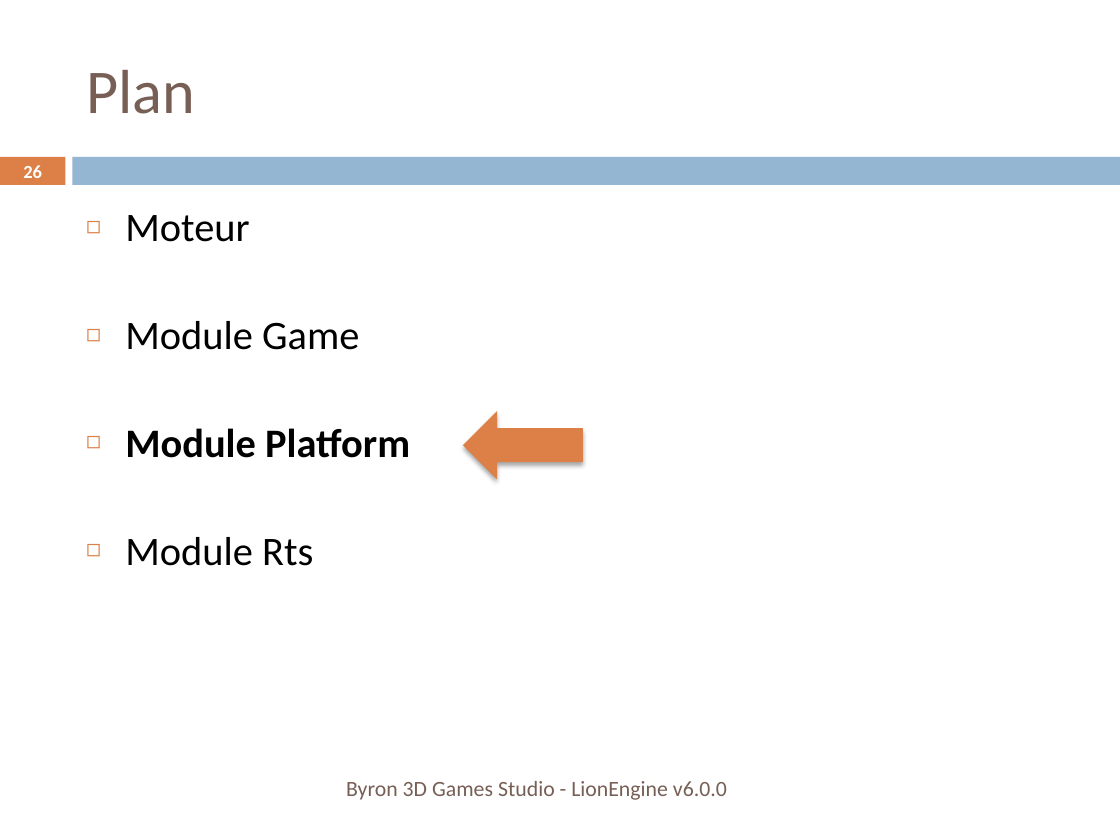
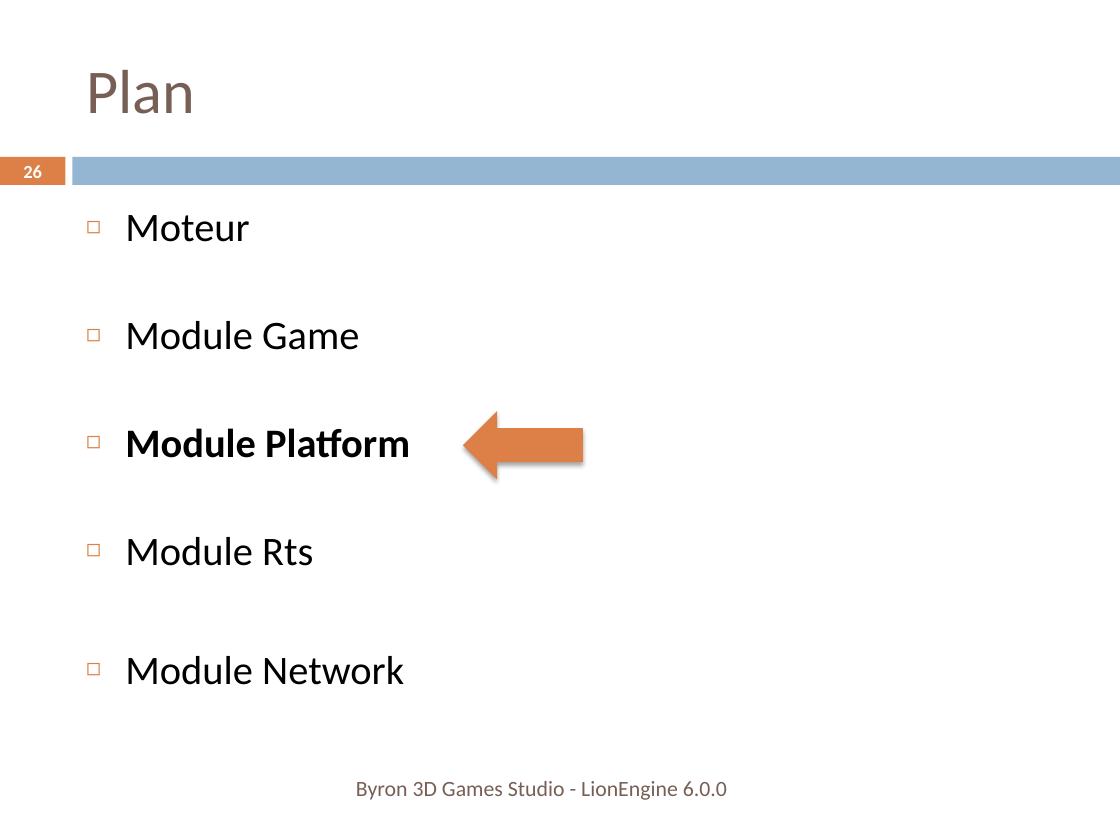
Before and after one commit to b3dgs/lionengine, a slide deck: slide 26 of doc/src/lionengine.pptx. Drawn at 1120x840 pixels with LibreOffice and Linux fonts; fonts in the diff are those of the drawing. Boxes give left, top, right and bottom in pixels: in the first picture for what was removed or moved away, otherwise in the second. Text is boxed around its words. In the diff, an @@ line names an element or a change of style, - is before the commit and + after.

```diff
--- a/doc/src/lionengine.pptx
+++ b/doc/src/lionengine.pptx
@@ text at (125,656,404,685): paragraph added @@
+◻ Module Network
@@ text at (356,781,727,800): text changed @@
-Byron 3D Games Studio - LionEngine v6.0.0
+Byron 3D Games Studio - LionEngine 6.0.0
```
Also in this commit, not shown: 45 other slides changed, 12 other files.
